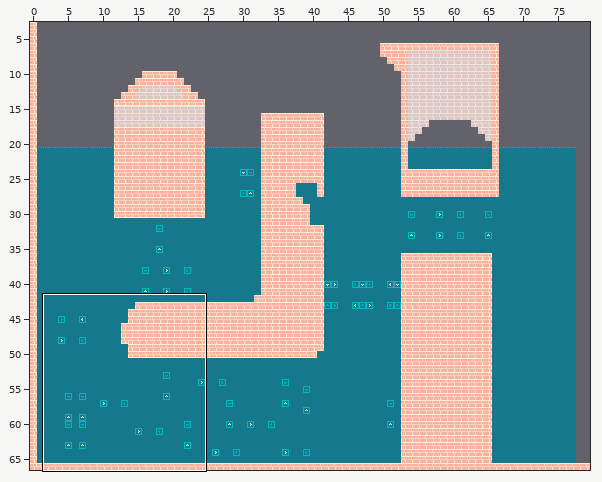
Tiled map, stored at content/tilemap/map.tmx. Above: a wide view before the commit, with the close-up outlined.
Close-up. Before:
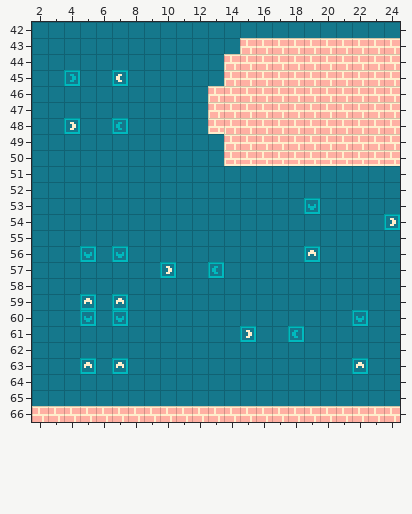
Cells are 8x8 px. Shown: x 2..24, y 42..66. The commit also changed other parts of the map, which this record leaves out.
After the commit:
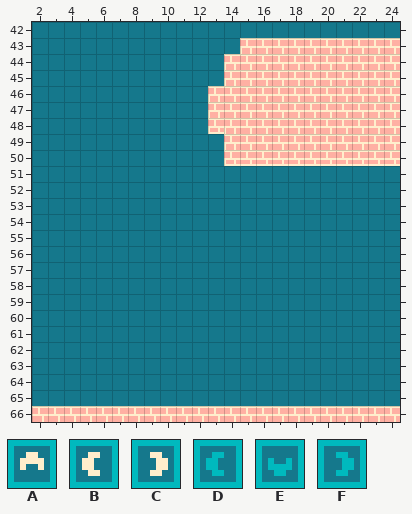
Key: from "panda_tileset": A 161, B 176, C 178, D 179, E 180, F 181.
_ is an empty cell.
Tiles replaced or removed in this view: A, B, C, D, E, F.
What changed:
Changed rows in their new state; . is an unchanged cell.
Layer "spawn" (now hidden):
first column x 4:
45 _.._
48 _.._
first column x 5:
53 .............._.....
54 ..................._
56 _._..........._.....
57 ....._.._...........
59 _._.................
60 _._.............._..
61 .........._.._......
63 _._.............._..
